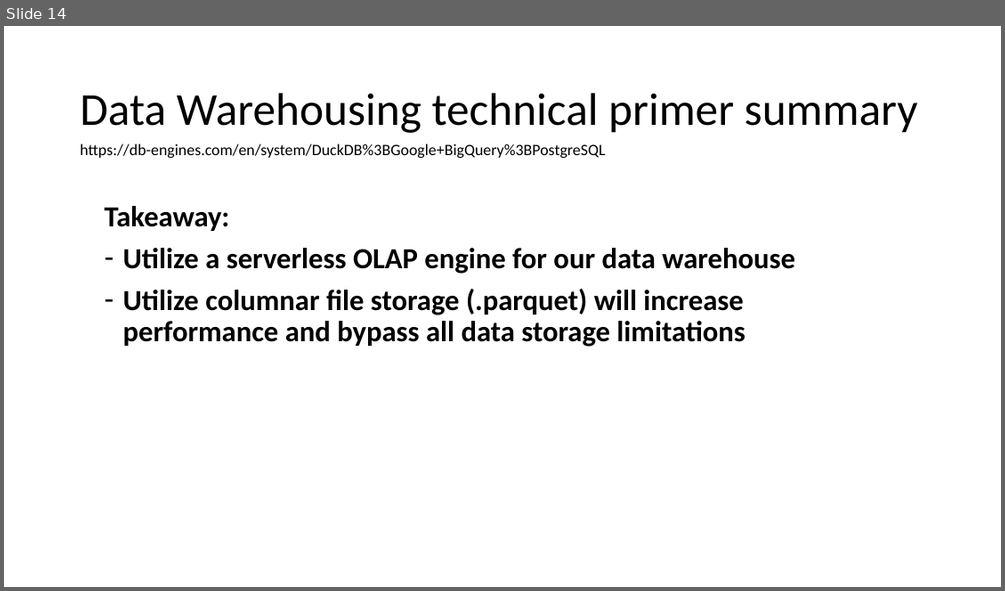
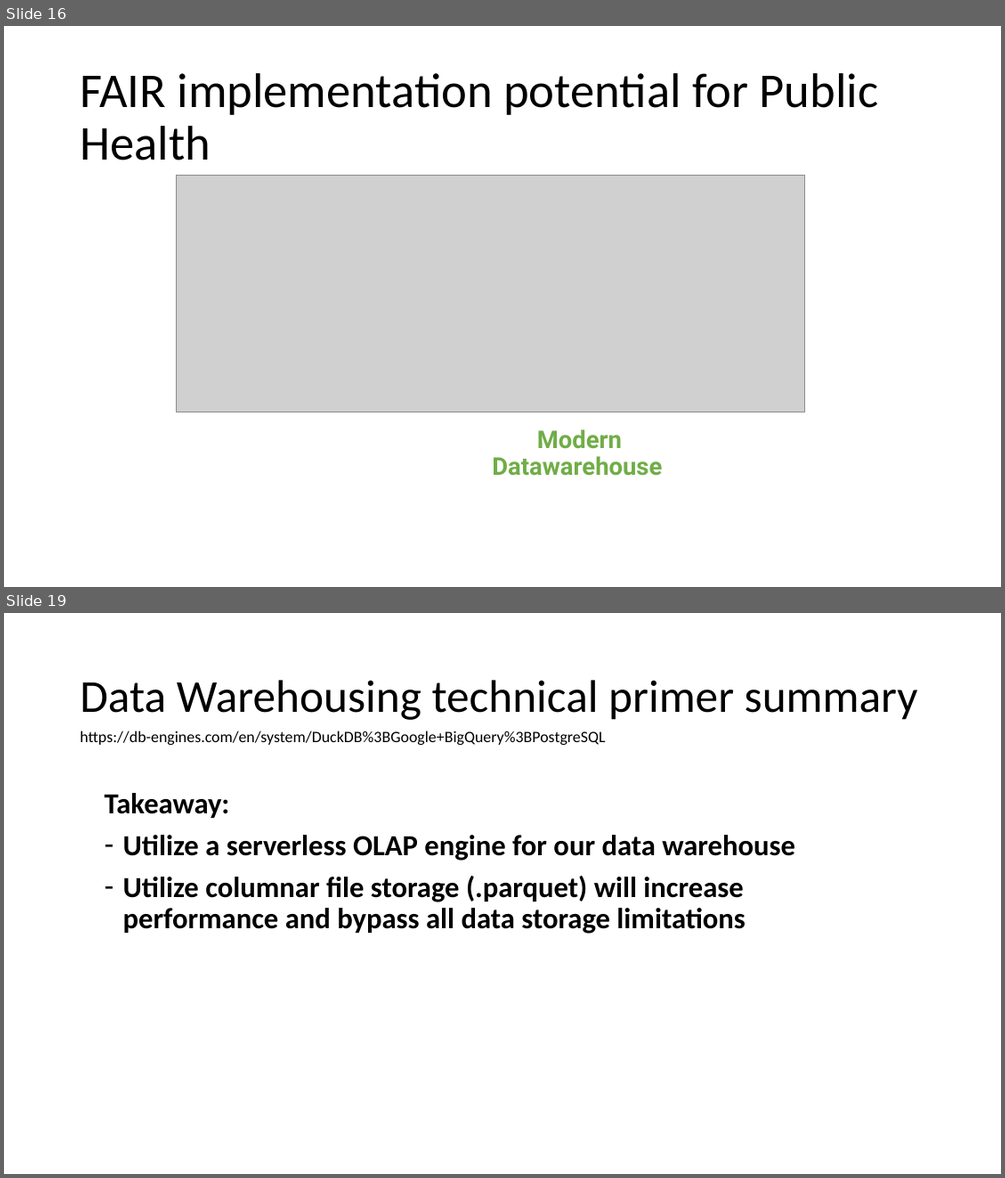
Before and after one commit to federman/hcup-extraction-loading, a slide deck: documents/presentations/2023-04-12 Weekly forum RL.pptx. Shown one above the other, each under a label of ours: slide 14 before the commit, slides 16 and 19 after it; the slides between them are not shown. The pictures are 1005x591 and 1005x1178 pixels, drawn with LibreOffice and Linux fonts; fonts in the diff are those of the drawing; grey boxes stand for pictures. Boxes give left, top, right and bottom in pixels: in the first picture for what was removed or moved away, otherwise in the second. Text is boxed around its words. In the diff, an @@ line names an element or a change of style, - is before the commit and + after.

```diff
--- a/documents/presentations/2023-04-12 Weekly forum RL.pptx
+++ b/documents/presentations/2023-04-12 Weekly forum RL.pptx
@@ slide 16 added at <box>4,26,1001,587</box>, background #FFFFFF @@
@@ title added at <box>80,73,879,160</box>, 46.8 pt, text #000000 @@
+FAIR implementation potential for Public Health
@@ picture added at <box>176,176,805,412</box> @@
@@ text added at <box>492,429,662,475</box>, 23.5 pt, text #70AD47, bold @@
+Modern Datawarehouse
@@ what was slide 14 is now slide 19 @@
```
Also in this commit, not shown: 4 slides changed, 13 other slides added, 4 slides removed.
